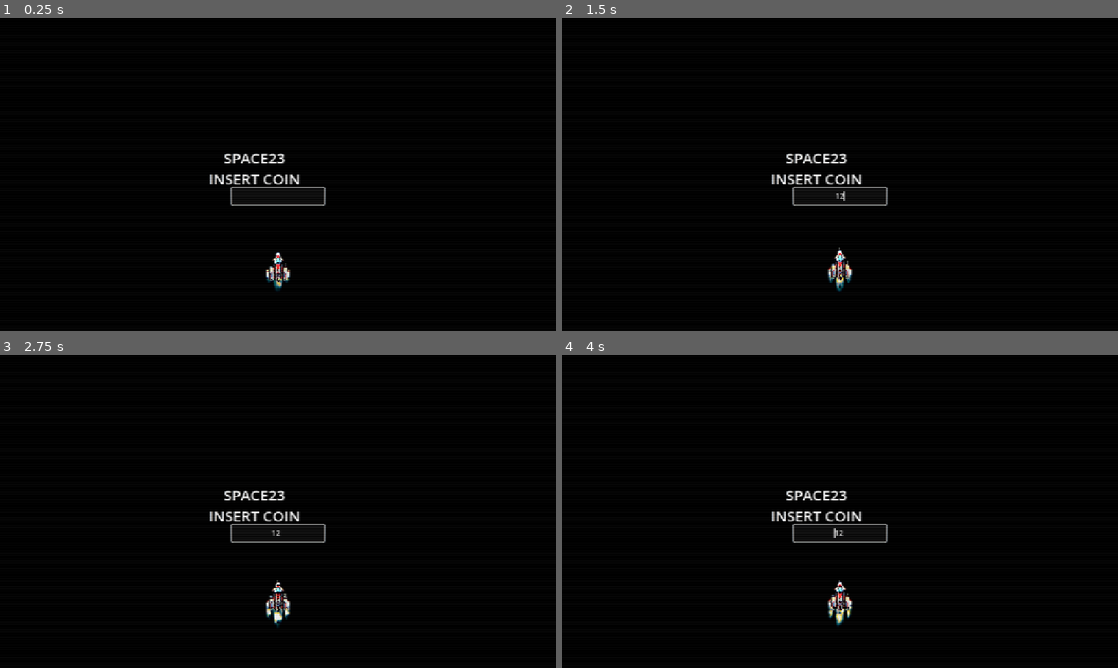
Above: before the commit, frames 1-4 (two rows, left to right).
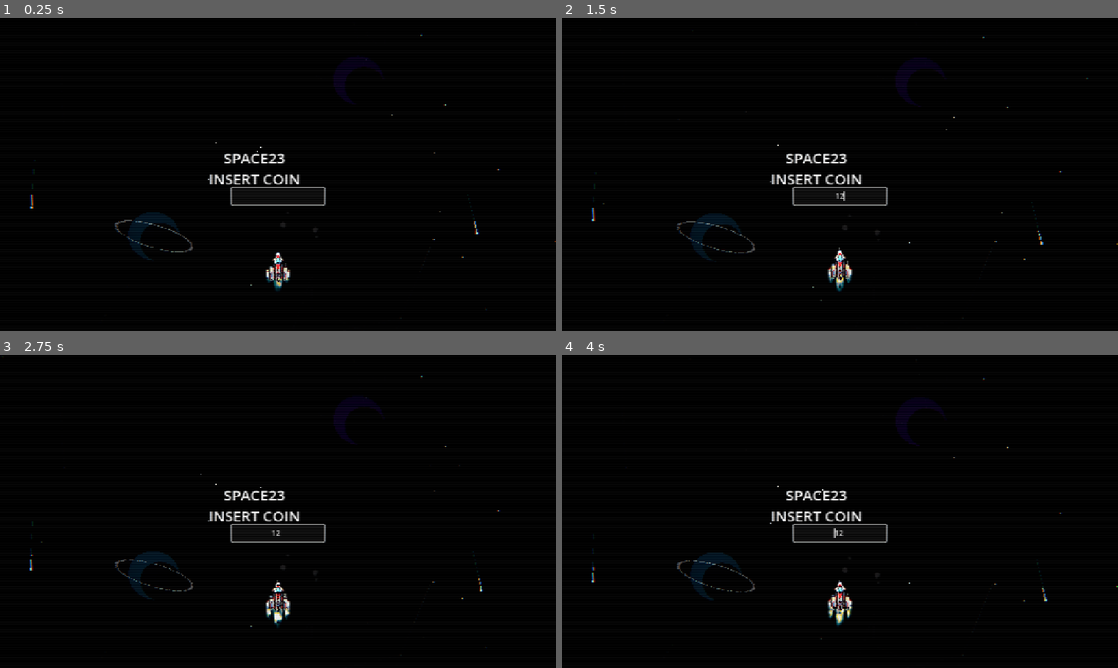
Above: after the commit, the same moments.

Repository: fabriziosalmi/space23
Game: Godot game, scene res://Main.tscn
Same seed, same stepped clock (60 frames per second), same inputs: the game is played once before the commit and once after it. Sound files missing from this copy of the repository are replaced by a short silence.
Inputs (mouse positions are in pixels of both pictures, inside the frame that each line leads up to):
- Up to frame 1 (0.25 s): no input
- Up to frame 2 (1.5 s): click (840, 196) at 0.52 s; type "12" at 0.6 s; hold Right from 1.28 s (still down); hold Shift from 1.28 s (still down)
- Up to frame 3 (2.75 s): tap Space at 1.52, 2.27 s; release Right at 2.03 s; release Shift at 2.03 s; hold Down from 2.03 s (still down); tap Shift at 2.1 s
- Up to frame 4 (4 s): release Down at 2.78 s; hold Right 2.78-3.53 s; hold Shift 2.78-3.53 s; hold Up from 3.53 s (still down); tap Shift at 3.6 s; tap Space at 3.77 s

The runs differ from the first frame. In frame 1, 0.8% of the frame differs, in the area x 5-100%, y 4-96%; in frame 2, 0.8%; in frame 3, 0.8%; in frame 4, 0.8%, in the area x 5-100%, y 7-96%.

Commit message:
Fix duplicate audio and parallax rendering overlap

Diff:
--- a/BackgroundRenderer.gd
+++ b/BackgroundRenderer.gd
@@ -19,6 +19,7 @@
 	nebula_bg = ColorRect.new()
 	nebula_bg.size = screen_size + Vector2(400, 400) # Overscan per evitare bordi neri
 	nebula_bg.position = Vector2(-200, -200)
+	nebula_bg.show_behind_parent = true
 	var mat = ShaderMaterial.new()
 	var shader = Shader.new()
 	shader.code = """
--- a/Main.gd
+++ b/Main.gd
@@ -345,12 +345,6 @@
 	# Prepara la camera per il Super Zoom
 	main_camera.position = Vector2(screen_size.x / 2, screen_size.y - 160)
 	main_camera.zoom = Vector2(4.0, 4.0)
-
-	audio_manager.load_and_play_track(0)
-	var t_colors = audio_manager.playlist[0].colors
-	target_c_bg = t_colors[0]
-	target_c_neb1 = t_colors[1]
-	target_c_neb2 = t_colors[2]
 
 func spawn_player_bullet(pos: Vector2, color: Color = Color(0.2, 1.5, 3.0)):
 	player_bullets.append({ "pos": pos, "speed": 1200.0, "color": color })
